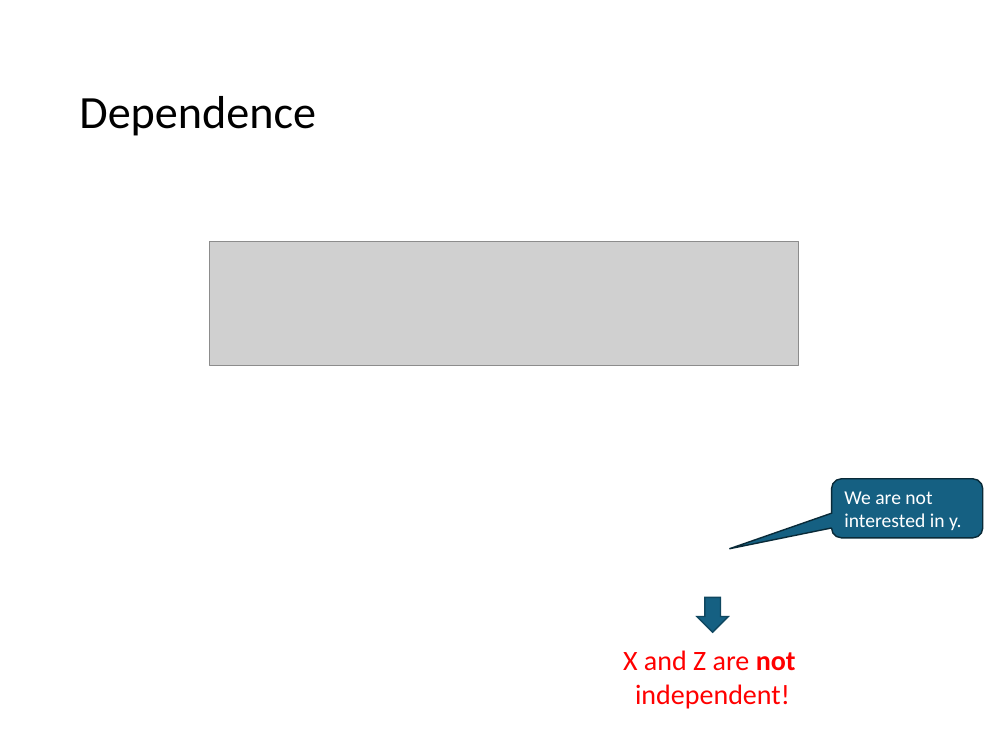
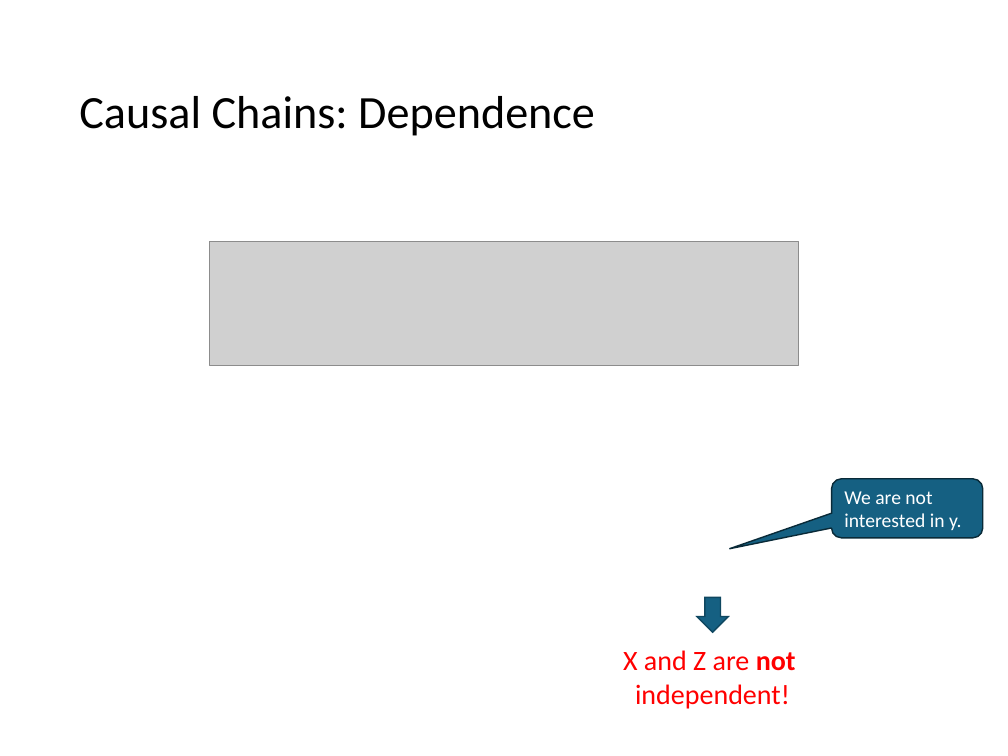
Before and after one commit to mhahsler/CS7320-AI, a slide deck: slide 9 of slides/13_bayes_nets.pptx (slide 14 before the commit). Drawn at 1008x756 pixels with LibreOffice and Linux fonts; fonts in the diff are those of the drawing; grey boxes stand for pictures. Boxes give left, top, right and bottom in pixels: in the first picture for what was removed or moved away, otherwise in the second. Text is boxed around its words. In the diff, an @@ line names an element or a change of style, - is before the commit and + after.

```diff
--- a/slides/13_bayes_nets.pptx
+++ b/slides/13_bayes_nets.pptx
@@ title at (x1=79, y1=96, x2=595, y2=136): text changed @@
-Dependence
+Causal Chains: Dependence
```
Also in this commit, not shown: 19 other slides changed, 16 other files.
